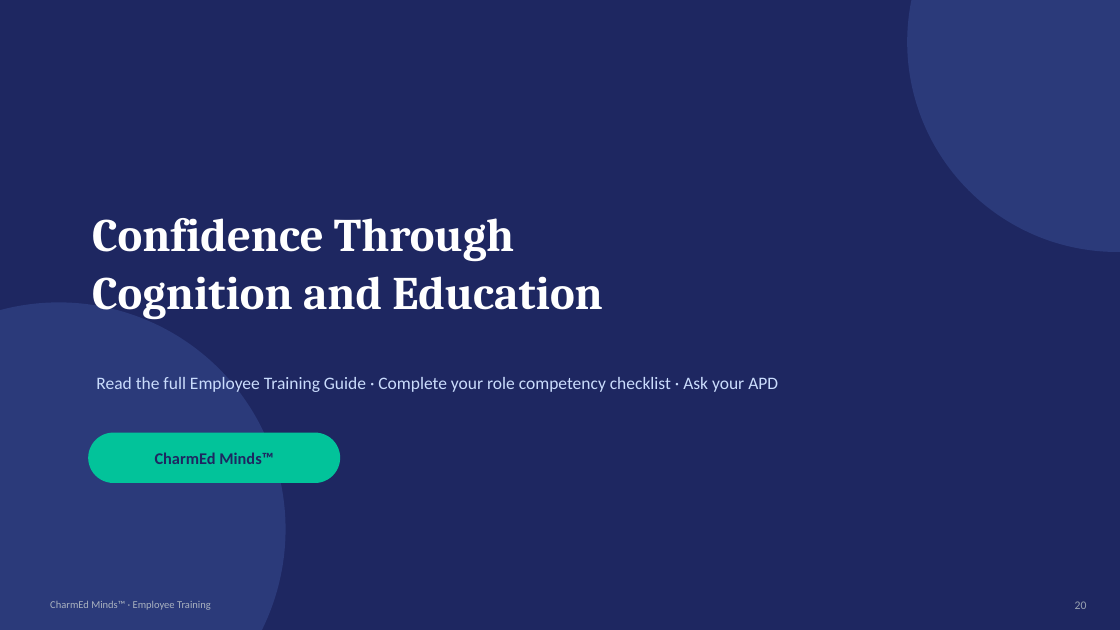
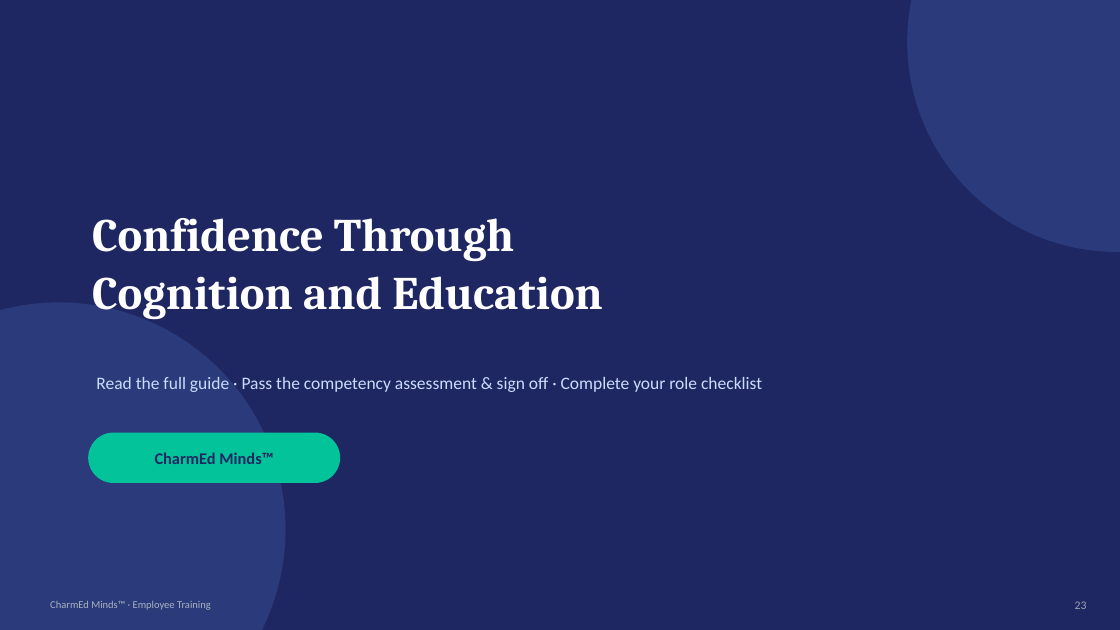
Before and after one commit to murraydotcom/TPH, a slide deck: slide 23 of CharmEd Minds Onboarding Deck.pptx (slide 20 before the commit). Drawn at 1120x630 pixels with LibreOffice and Linux fonts; fonts in the diff are those of the drawing. Boxes give left, top, right and bottom in pixels: in the first picture for what was removed or moved away, otherwise in the second. Text is boxed around its words. In the diff, an @@ line names an element or a change of style, - is before the commit and + after.

```diff
--- a/CharmEd Minds Onboarding Deck.pptx
+++ b/CharmEd Minds Onboarding Deck.pptx
@@ text at (96, 377, 762, 392): text changed @@
-Read the full Employee Training Guide · Complete your role competency checklist · Ask your APD
+Read the full guide · Pass the competency assessment & sign off · Complete your role checklist
@@ text at (1075, 601, 1087, 609): text changed @@
-20
+23
```
Also in this commit, not shown: 3 slides added, 5 other files.
